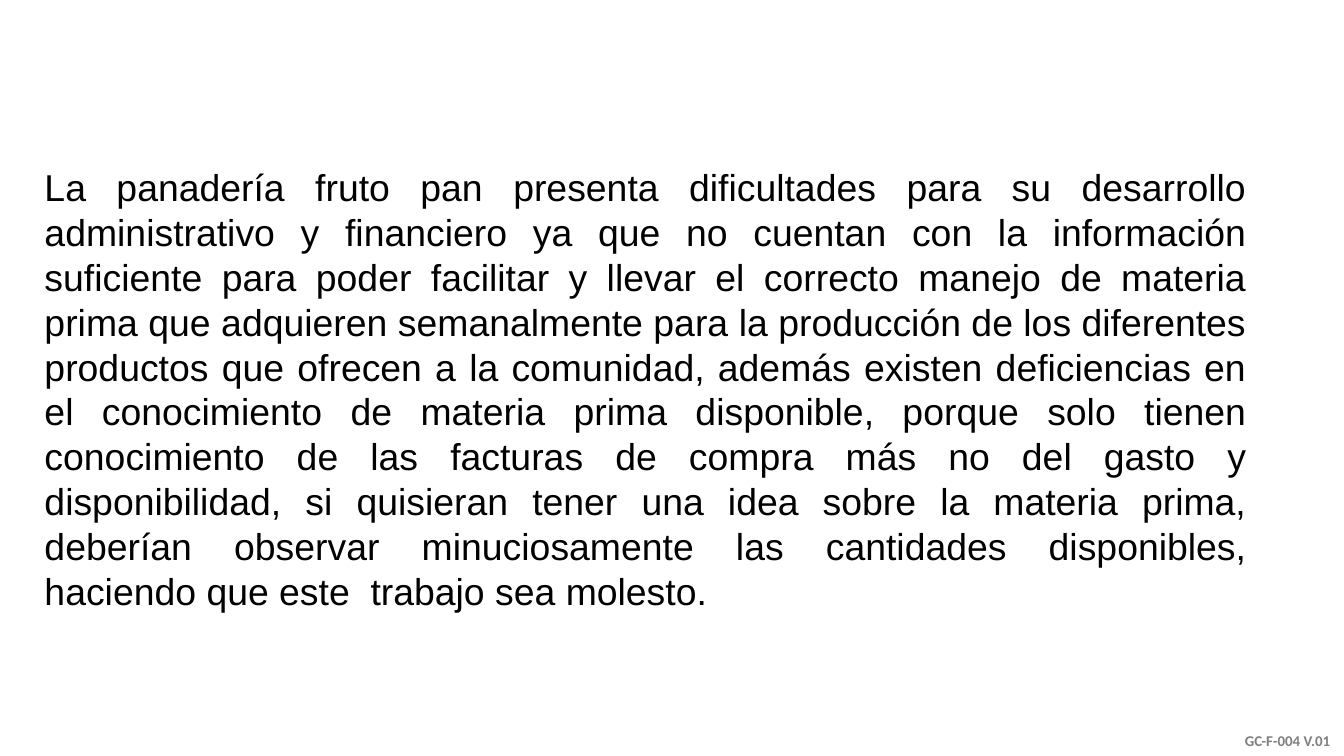
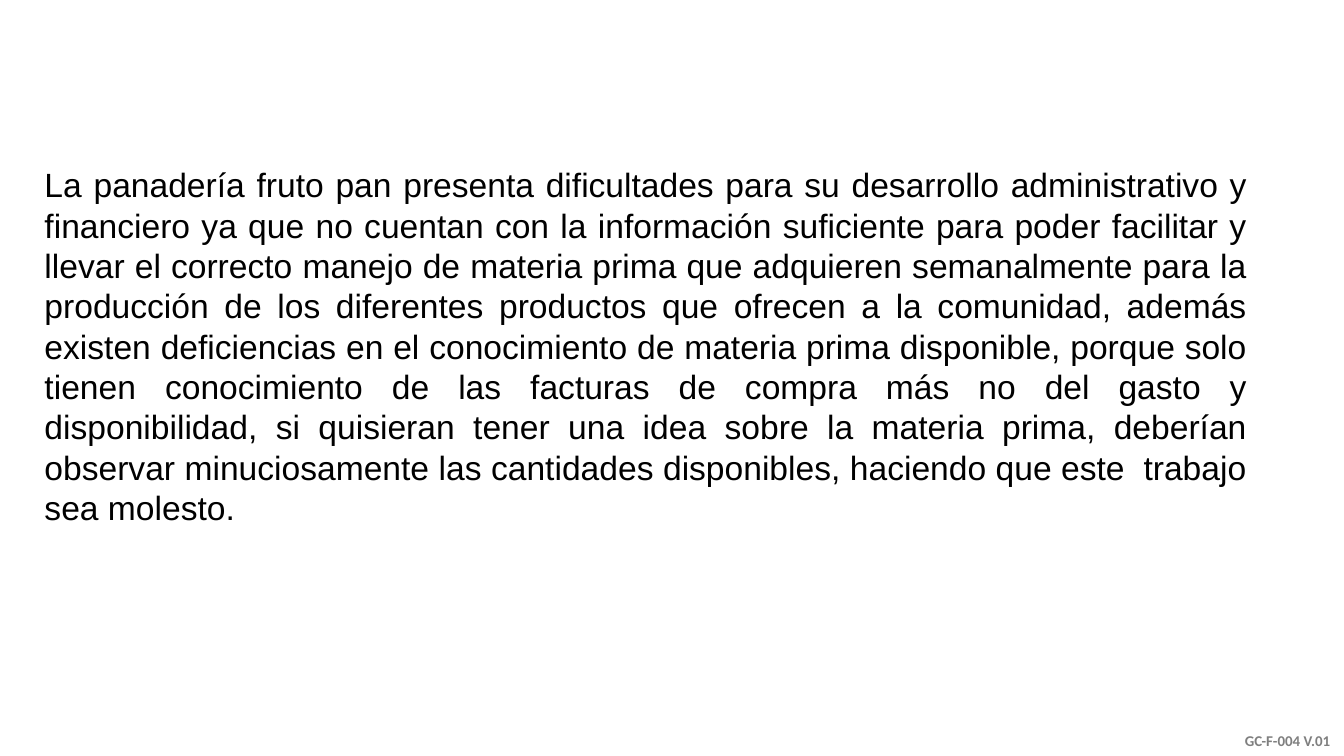
Before and after one commit to helen-baquero/PROYECTO-PANADERIA-FRUTO-PAN, a slide deck: slide 3 of proyecto panaderia fruto pan.pptx (slide 5 before the commit). Drawn at 1344x756 pixels with LibreOffice and Linux fonts; fonts in the diff are those of the drawing; background and template pictures are left out. Boxes give left, top, right and bottom in pixels: in the first picture for what was removed or moved away, otherwise in the second. Text is boxed around its words. In the diff, an @@ line names an element or a change of style, - is before the commit and + after.

```diff
--- a/proyecto panaderia fruto pan.pptx
+++ b/proyecto panaderia fruto pan.pptx
@@ text "La panadería fruto pan presenta ..." at box(44, 172, 1247, 521): size 20 to 18 pt @@
```
Also in this commit, not shown: 7 other slides changed, 2 slides added, 1 slide removed.
